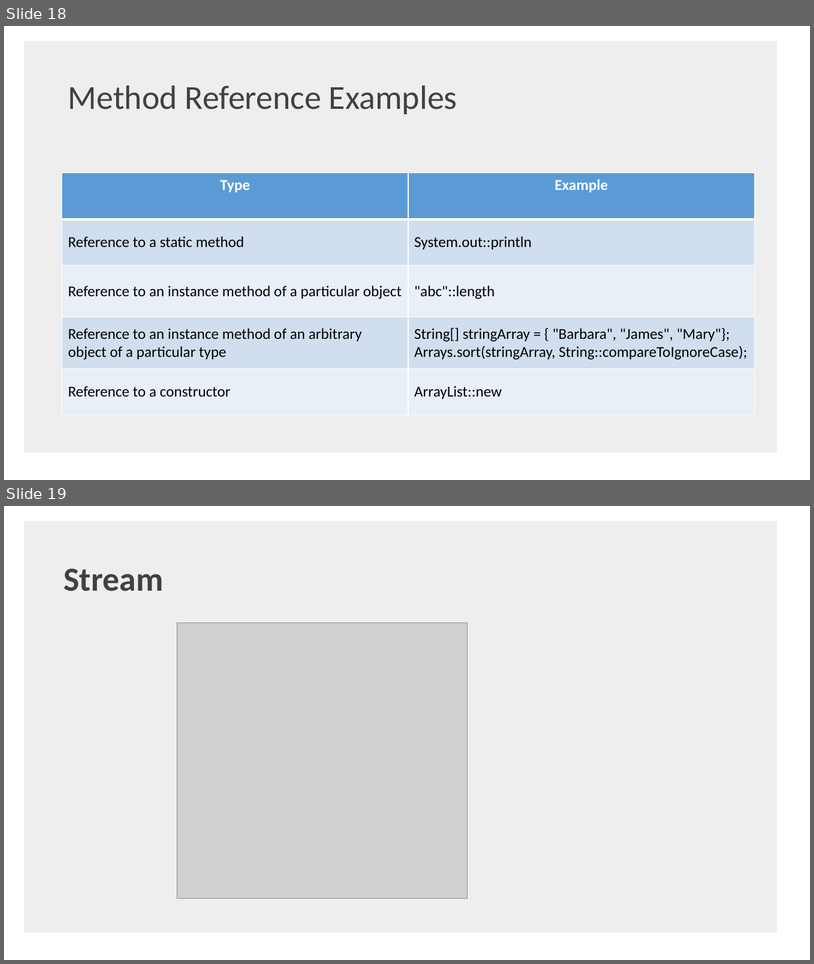
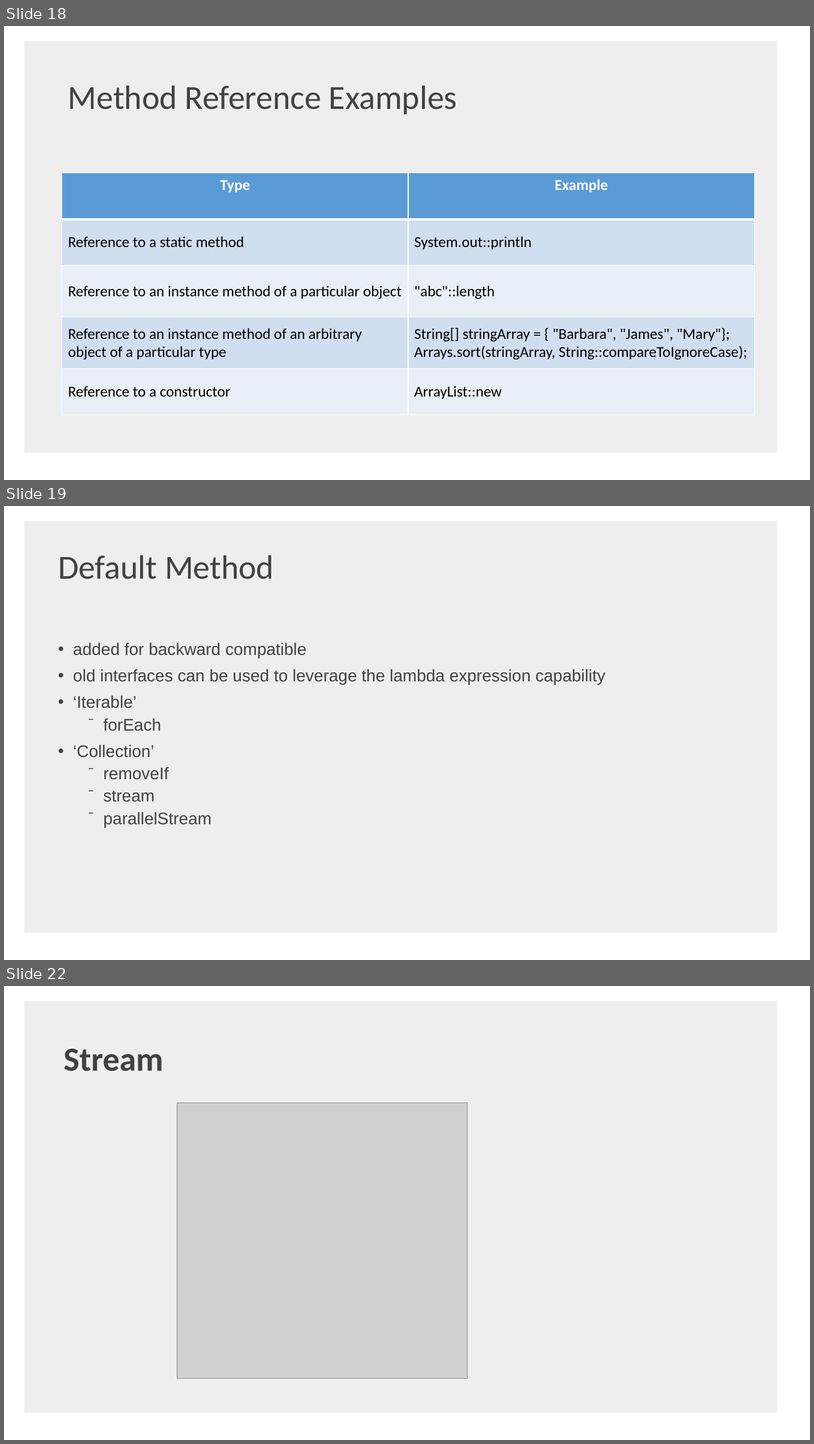
Before and after one commit to shaojie-xu-kp/Java8_lunch_learn, a slide deck: Java 8 & TDP.pptx. Shown one above the other, each under a label of ours: slides 18 and 19 before the commit, slides 18, 19 and 22 after it; the slides between them are not shown. The pictures are 814x964 and 814x1444 pixels, drawn with LibreOffice and Linux fonts; fonts in the diff are those of the drawing; grey boxes stand for pictures; background and template pictures are left out. Boxes give left, top, right and bottom in pixels: in the first picture for what was removed or moved away, otherwise in the second. Text is boxed around its words. In the diff, an @@ line names an element or a change of style, - is before the commit and + after.

```diff
--- a/Java 8 & TDP.pptx
+++ b/Java 8 & TDP.pptx
@@ slide 19 added at (4, 506, 810, 960), background #FFFFFF; not listed: 1 template element that a slide beside it also shows @@
@@ text added at (58, 555, 274, 579), 40 pt, text #414042 @@
+Default Method
@@ text added at (73, 642, 606, 827), 20 pt, text #414042 @@
+• added for backward compatible
+• old interfaces can be used to leverage the lambda expression capability
+• ‘Iterable’
+  ⁻ forEach
+• ‘Collection’
+  ⁻ removeIf
+  ⁻ stream
+  ⁻ parallelStream
@@ what was slide 19 is now slide 22 @@
```
Also in this commit, not shown: 1 slide changed, 8 other slides added, 2 slides removed.
